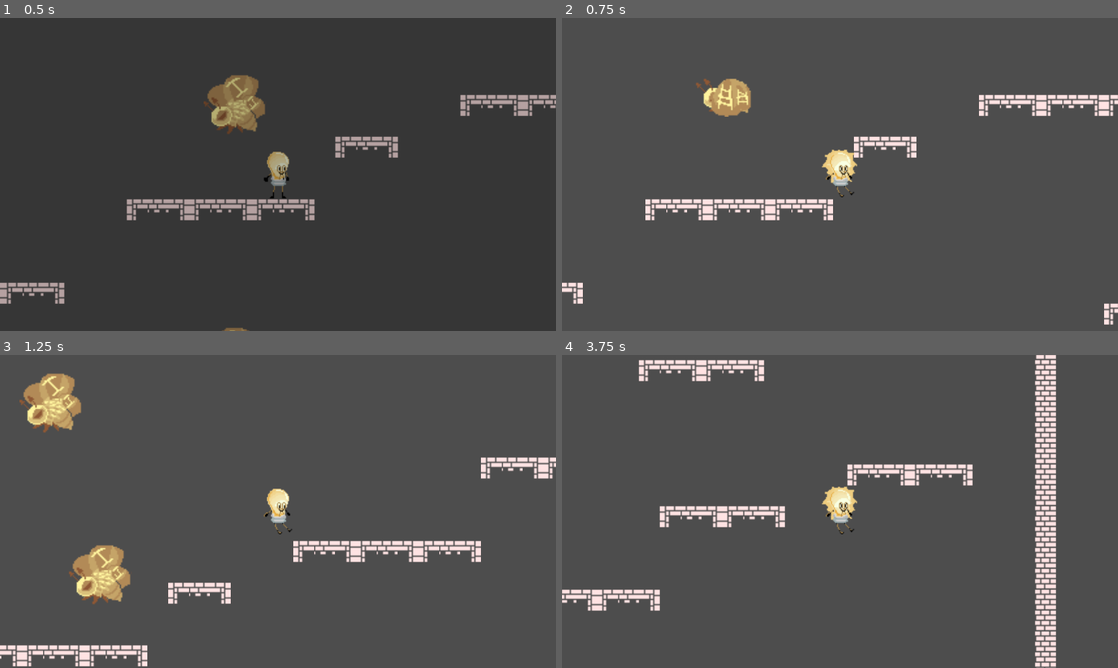
Above: before the commit, frames 1-4 (two rows, left to right).
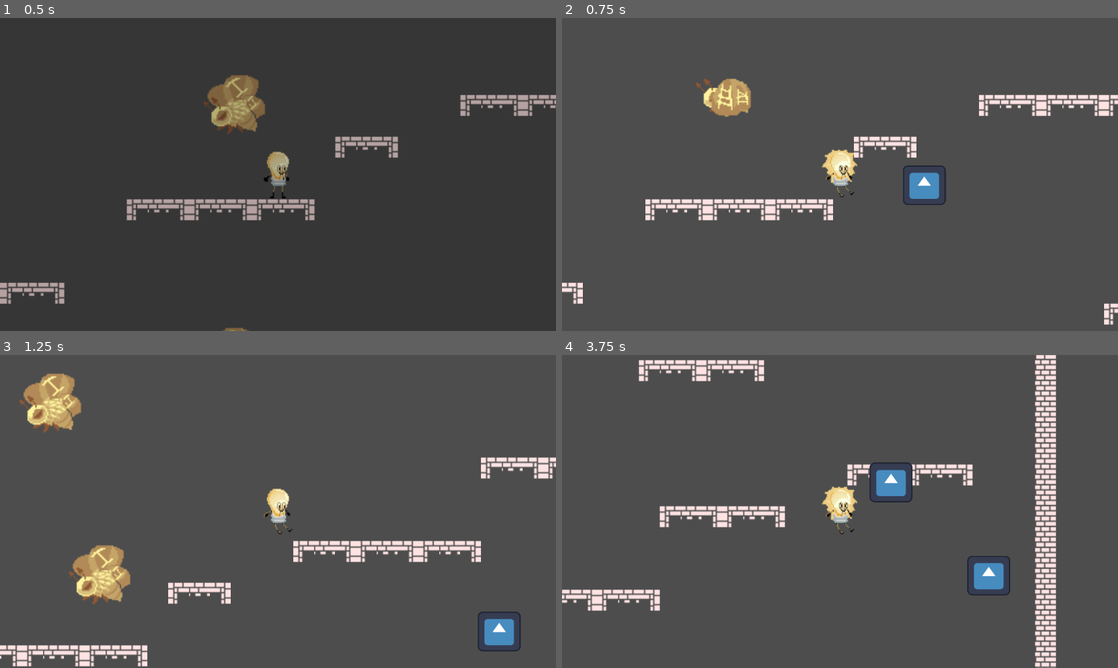
Above: after the commit, the same moments.

Repository: EXLAIZOR/tick-times
Game: Godot game, scene res://Scenes/level1.tscn
The game is run twice, just before and just after one commit, with the same random seed, the same clock (stepped at 60 frames per second) and the same inputs. The engine's default icon, where the game draws it, is replaced by a stand-in: a white triangle on a blue panel in a dark square.
Inputs (mouse positions are in pixels of both pictures, inside the frame that each line leads up to):
- Up to frame 1 (0.5 s): no input
- Up to frame 2 (0.75 s): move the mouse to (962, 158) at 0.52 s; hold D (MoveRight) from 0.53 s (still down); click (962, 158) at 0.6 s
- Up to frame 3 (1.25 s): keep holding D (MoveRight); tap W (Jump) at 0.77 s
- Up to frame 4 (3.75 s): move the mouse to (728, 527) at 1.27 s; click (728, 527) at 1.35 s; tap W (Jump) at 1.52, 3.02 s; move the mouse to (895, 442) at 2.02 s; release D (MoveRight) at 2.03 s; hold A (MoveLeft) 2.03-2.78 s; click (895, 442) at 2.1 s; move the mouse to (812, 574) at 2.77 s; hold D (MoveRight) from 2.78 s (still down); click (812, 574) at 2.85 s; move the mouse to (1006, 558) at 3.52 s; click (1006, 558) at 3.6 s

Frame 1 is identical in both runs. In frame 2, 0.6% of the frame differs, in the area x 61-69%, y 47-60%; in frame 3, 0.6%; in frame 4, 1.4%, in the area x 55-81%, y 34-77%.

Commit message:
Shooting
bullets

Diff:
--- a/bullet.gd
+++ b/bullet.gd
@@ -1,4 +1,4 @@
 extends Node2D
 
 func _physics_process(delta: float) -> void:
-	pass
+	position.x += 400 * delta
--- a/bullet.tscn
+++ b/bullet.tscn
@@ -7,24 +7,24 @@
 
 [sub_resource type="Resource" id="Resource_o3xhx"]
 script = ExtResource("2_2b2rl")
-damage = 100
+damage = 1
 metadata/_custom_type_script = "uid://br1ka662muyfh"
 
 [sub_resource type="RectangleShape2D" id="RectangleShape2D_e1x5f"]
-size = Vector2(32.5, 29.5)
+size = Vector2(32, 28)
 
 [node name="Bullet" type="Node2D" unique_id=963133311]
 script = ExtResource("1_2b2rl")
 
 [node name="AttackComponent" type="Area2D" parent="." unique_id=1922267179]
-collision_layer = 0
-collision_mask = 4
+collision_layer = 255
+collision_mask = 255
 script = ExtResource("1_t4vbm")
 attack = SubResource("Resource_o3xhx")
 metadata/_custom_type_script = "uid://d3lekxp3p1unq"
 
 [node name="CollisionShape2D" type="CollisionShape2D" parent="AttackComponent" unique_id=33913304]
-position = Vector2(-7.25, 9.75)
+position = Vector2(-8, 6)
 shape = SubResource("RectangleShape2D_e1x5f")
 
 [node name="Sprite2D" type="Sprite2D" parent="." unique_id=1989405195]
--- a/character_body_2d.gd
+++ b/character_body_2d.gd
@@ -10,12 +10,18 @@
 var attacking = false
 var attacked = false
 
+var bullet_path=preload("res://bullet.tscn")
+
 func _process(_delta):
 	handle_sprites()
-
+func fire():
+	var bullet = bullet_path.instantiate()
+	get_parent().add_child(bullet)
+	bullet.global_position = global_position + Vector2(40,0)
 func _physics_process(delta: float) -> void:
 
 	if Input.is_action_just_pressed("Attack"):
+		fire()
 		attacking = true
 		hitTimer.start()
 	# Add the gravity.
--- a/enemy.tscn
+++ b/enemy.tscn
@@ -43,6 +43,8 @@
 }]
 
 [node name="Enemy" type="CharacterBody2D" unique_id=28214811]
+collision_layer = 4
+collision_mask = 5
 script = ExtResource("1_qi2p4")
 attack = SubResource("Resource_qi2p4")
 
@@ -73,6 +75,7 @@
 [node name="HealthComponent" type="Node" parent="." unique_id=1132379041 node_paths=PackedStringArray("ROOT")]
 script = ExtResource("6_3yqyl")
 MAX_HEALTH = 10
+initial_health = 1
 ROOT = NodePath("..")
 metadata/_custom_type_script = "uid://cvbo4qktol0gj"
 
--- a/player.tscn
+++ b/player.tscn
@@ -113,6 +113,7 @@
 scale = Vector2(0.7708333, 0.7916667)
 sprite_frames = SubResource("SpriteFrames_pc336")
 animation = &"walk"
+frame_progress = 0.8911164
 
 [node name="Camera2D" type="Camera2D" parent="." unique_id=541086614]
 zoom = Vector2(3, 3)
@@ -145,3 +146,6 @@
 script = ExtResource("5_sweqy")
 
 [node name="Node" type="Node" parent="." unique_id=1507507260]
+
+[node name="BulletPosition" type="Node2D" parent="." unique_id=1421339271]
+position = Vector2(43, 0)
